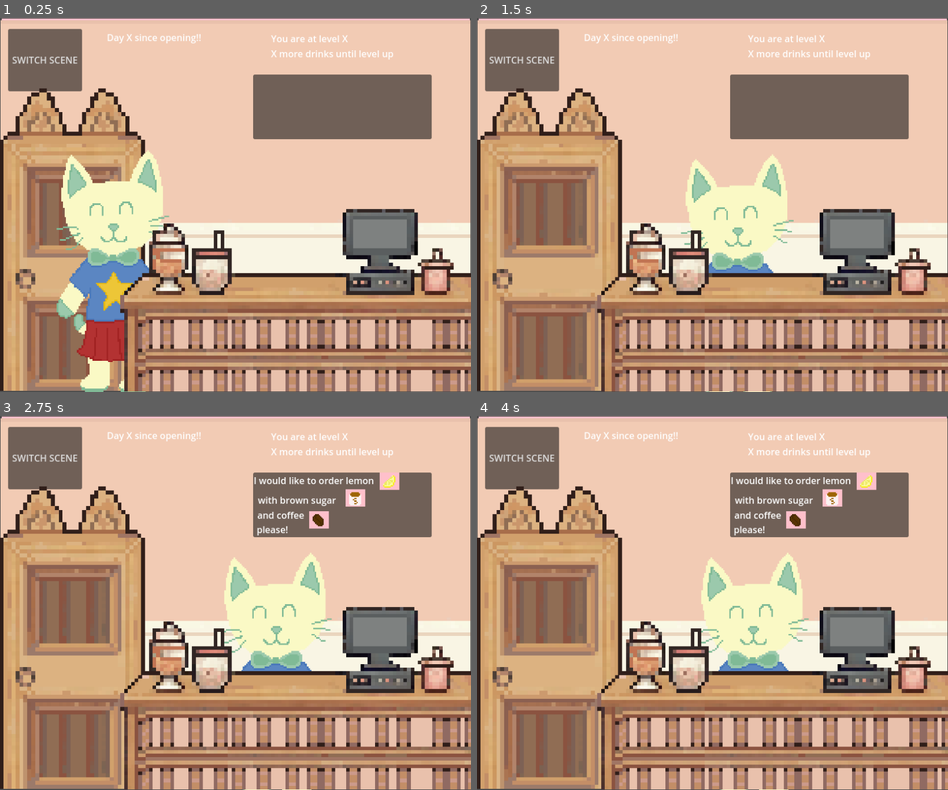
Above: before the commit, frames 1-4 (two rows, left to right).
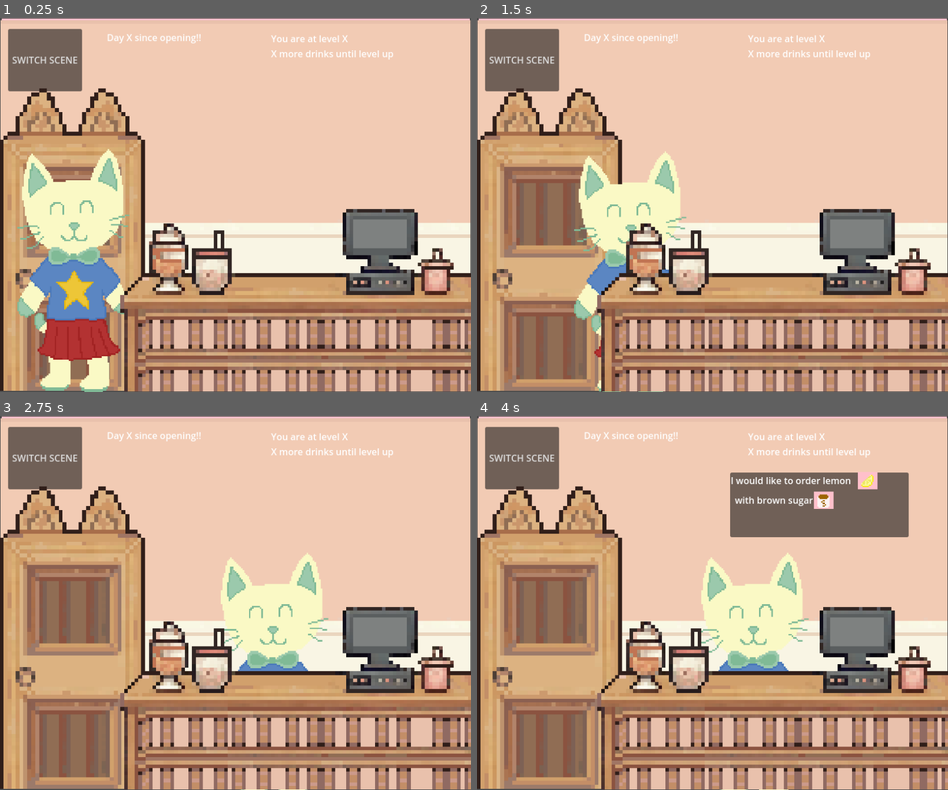
Above: after the commit, the same moments.

Repository: aylabaguette/40sGame
Game: Godot game, scene res://scenes/main.tscn
Same seed, same stepped clock (60 frames per second), same inputs: the game is played once before the commit and once after it.
Inputs (mouse positions are in pixels of both pictures, inside the frame that each line leads up to):
- Up to frame 1 (0.25 s): no input
- Up to frame 2 (1.5 s): move the mouse to (660, 339) at 0.52 s; click (660, 339) at 0.6 s; move the mouse to (618, 223) at 1.27 s; click (618, 223) at 1.35 s
- Up to frame 3 (2.75 s): move the mouse to (282, 520) at 2.02 s; click (282, 520) at 2.1 s
- Up to frame 4 (4 s): move the mouse to (688, 677) at 2.77 s; click (688, 677) at 2.85 s; tap Enter at 3.5 s; move the mouse to (853, 659) at 3.52 s; click (853, 659) at 3.6 s

The runs differ from the first frame. In frame 1, 17% of the frame differs, in the area x 3-92%, y 15-100%; in frame 2, 16%; in frame 3, 7.6%; in frame 4, 0.7%.

Commit message:
timing stuff

Diff:
--- a/40s-game/scenes/Shop.tscn
+++ b/40s-game/scenes/Shop.tscn
@@ -100,6 +100,7 @@
 characterManagerPath = NodePath("../Character sprites/character")
 
 [node name="Panel" type="Panel" parent="SpeechBubble"]
+visible = false
 offset_left = 438.0
 offset_top = 98.0
 offset_right = 747.0
@@ -107,28 +108,28 @@
 
 [node name="image" type="TextureRect" parent="SpeechBubble/Panel"]
 layout_mode = 0
-offset_left = 109.0
-offset_top = 23.0
-offset_right = 482.0
-offset_bottom = 235.0
+offset_left = 170.0
+offset_top = -7.0
+offset_right = 543.0
+offset_bottom = 205.0
 expand_mode = 3
 stretch_mode = 4
 
 [node name="image2" type="TextureRect" parent="SpeechBubble/Panel"]
 layout_mode = 0
-offset_left = 46.0
-offset_top = 61.0
-offset_right = 419.0
-offset_bottom = 273.0
+offset_left = 94.0
+offset_top = 27.0
+offset_right = 467.0
+offset_bottom = 239.0
 expand_mode = 3
 stretch_mode = 4
 
 [node name="image3" type="TextureRect" parent="SpeechBubble/Panel"]
 layout_mode = 0
-offset_left = 168.0
-offset_top = -6.0
-offset_right = 541.0
-offset_bottom = 206.0
+offset_left = 45.0
+offset_top = 64.0
+offset_right = 418.0
+offset_bottom = 276.0
 expand_mode = 3
 stretch_mode = 4
 
--- a/40s-game/scenes/SpeechBubble.gd
+++ b/40s-game/scenes/SpeechBubble.gd
@@ -27,7 +27,7 @@
 	#gets the character manager node using the pat that was set in the inspector
 	var characterManager = get_node(characterManagerPath)
 
-	#connects the "characterEntered" signal from the character manager to this script
+	#connects the "characterEntered" signal from the character manager to this script's "showSpeechBubble" thingy
 	characterManager.connect("characterEntered", Callable(self, "showSpeechBubble"))
 
 # Called every frame. 'delta' is the elapsed time since the previous frame.
@@ -41,24 +41,46 @@
 	return fileName
 
 
-#this function sets the images and text of the speech bubble panel!
-func setBubble(image_path: String, image_path2: String, image_path3: String, order1: String, order2: String, order3: String, order4: String)-> void:
+	# This function sets the images and text in the speech bubble
+func setBubble(image_path: String, image_path2: String, image_path3: String, order1: String, order2: String, order3: String, order4: String) -> void:
 
-	#loads textures from the given file paths!
-	var texture = load(image_path)
-	var texture2 = load(image_path2)
-	var texture3 = load(image_path3)
+	#the panel starts hidden and once the function is called it becomes visible
+	panel.visible = true
 
-	#assgins the textrues to the image spaces in the panel
-	image.texture = texture
-	image2.texture = texture2
-	image3.texture = texture3
+	#the text and images start "blank" and then after waiting are set to the actual order to apear on screen line by line
+	label.text = ""
+	label2.text = ""
+	label3.text = ""
+	label4.text = ""
 
-	#sets the text for the order!
+	image.texture = null
+	image2.texture = null
+	image3.texture = null
+
+	image.visible = false
+	image2.visible = false
+	image3.visible = false
+
+	# this is the line by line "appearing" of the text and images...
 	label.text = order1
+	image.texture = load(image_path)
+	image.visible = true
+	#this line is the "waiting"/timing thingy
+	await get_tree().create_timer(1).timeout
+
 	label2.text = order2
+	image2.texture = load(image_path2)
+	image2.visible = true
+	await get_tree().create_timer(1).timeout
+
 	label3.text = order3
+	image3.texture = load(image_path3)
+	image3.visible = true
+	await get_tree().create_timer(1).timeout
+
 	label4.text = order4
+
+
 
 
 #this functions is called after the character walks in and shows the speech bubble w/ the order details!
@@ -80,5 +102,5 @@
 	var message4 = " please!"
 
 	#fills in the speech bubble visuals and shows the actual panel?!
-	setBubble(toppingSelected, toppingSelected2, flavourSelected, message1, message2, message3, message4)
+	setBubble(flavourSelected, toppingSelected, toppingSelected2, message1, message2, message3, message4)
 	panel.visible = true
--- a/40s-game/scenes/character.gd
+++ b/40s-game/scenes/character.gd
@@ -36,6 +36,9 @@
 	var selectedSprite = characterSprites[randi() % characterSprites.size()]
 	selectedSprite.visible = true
 
+	#wait a bit before moving
+	await get_tree().create_timer(1).timeout
+
 	#the "animation" part so the character appears and then moves behind the counter
 	var startPosition = selectedSprite.position
 	var endPosition = startPosition + Vector2(350, 10)
